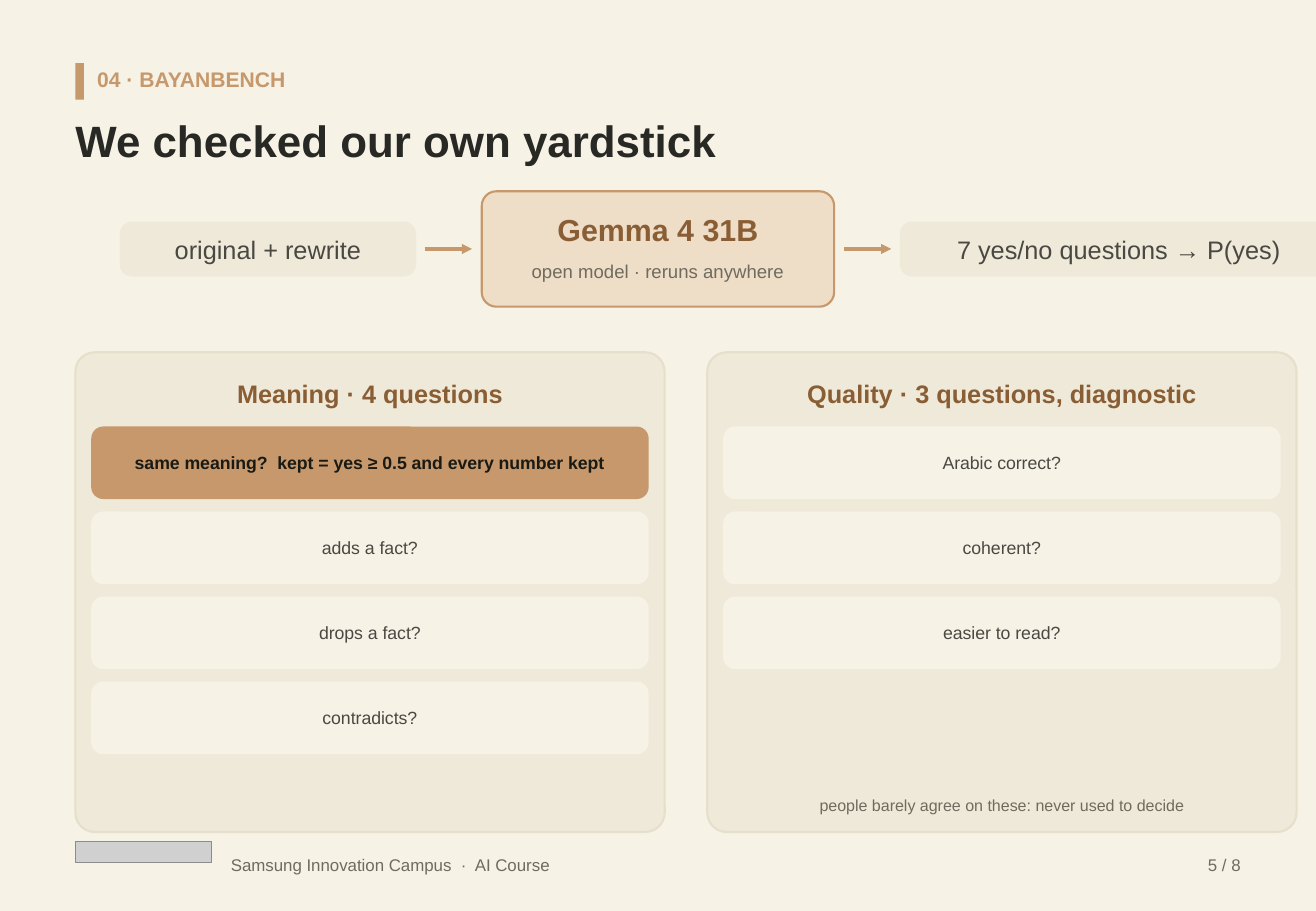
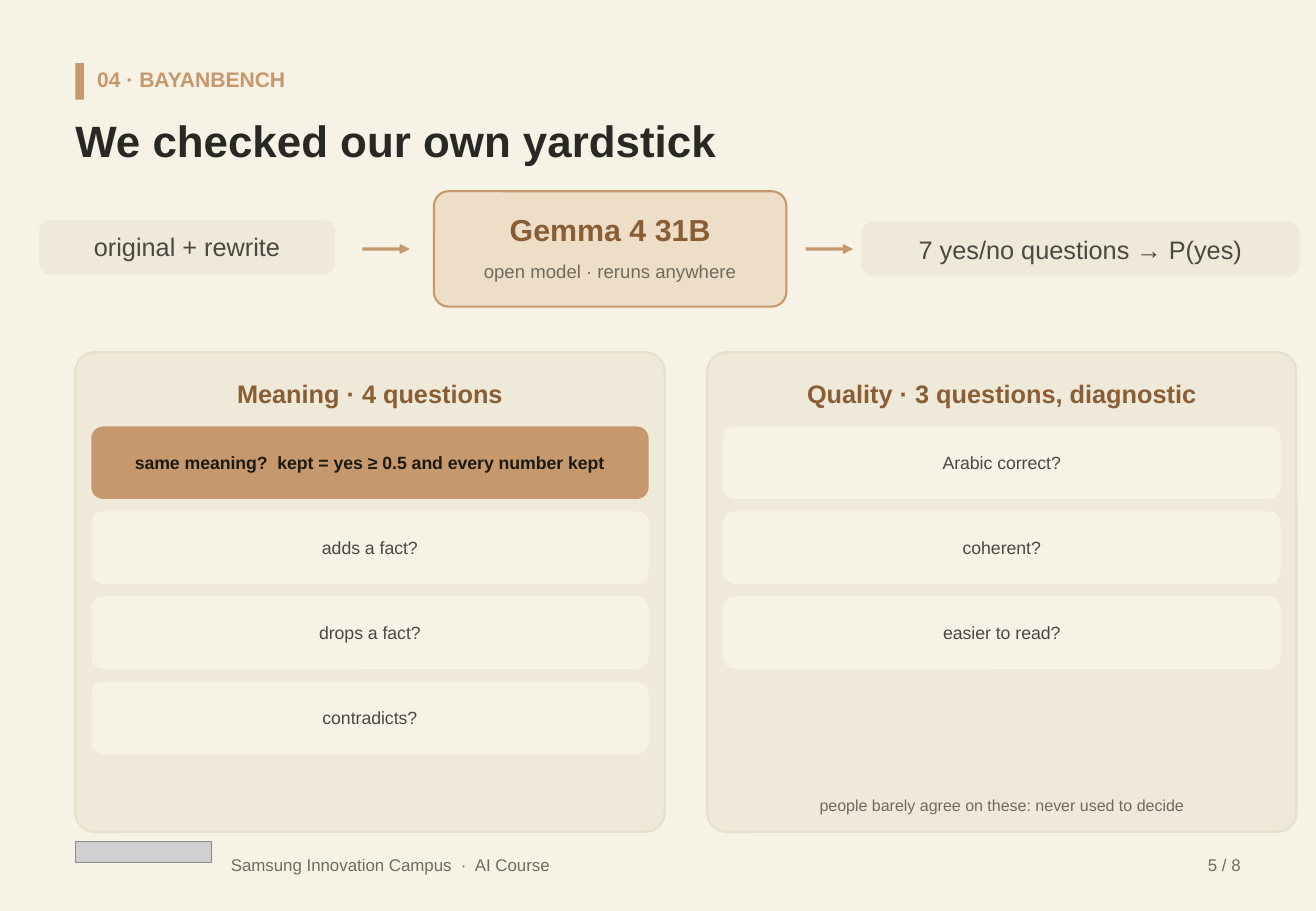
Before and after one commit to Cogni-Libya/Bayan, a slide deck: slide 12 of deliverables/04_presentation/Bayan_Submission.pptx. Drawn at 1316x911 pixels with LibreOffice and Linux fonts; fonts in the diff are those of the drawing; grey boxes stand for pictures. Boxes give left, top, right and bottom in pixels: in the first picture for what was removed or moved away, otherwise in the second. Text is boxed around its words. In the diff, an @@ line names an element or a change of style, - is before the commit and + after.

Commit message:
Submission deck: hand-edited pptx fixes
Manual layout corrections after the generated build, kept in the
submission deck as the artefact we turn in.

```diff
--- a/deliverables/04_presentation/Bayan_Submission.pptx
+++ b/deliverables/04_presentation/Bayan_Submission.pptx
@@ 2 texts, 1 rounded rectangle: place and size @@
-2 texts, 1 rounded rectangle at box(481, 191, 834, 306)
+2 texts, 1 rounded rectangle at box(434, 191, 786, 306)
@@ rounded rectangle "original + rewrite": place and size @@
-rounded rectangle "original + rewrite" at box(120, 222, 414, 275)
+rounded rectangle "original + rewrite" at box(40, 221, 334, 273)
@@ rounded rectangle "7 yes/no questions → P(yes)": place and size @@
-rounded rectangle "7 yes/no questions → P(yes)" at box(900, 222, 1316, 275)
+rounded rectangle "7 yes/no questions → P(yes)" at box(863, 222, 1298, 275)
@@ arrow moved from (425, 249) - (471, 249) to (362, 249) - (410, 249) @@
@@ arrow moved from (845, 249) - (891, 249) to (806, 249) - (853, 249) @@
```
Also in this commit, not shown: 1 slide added, 1 slide removed.
